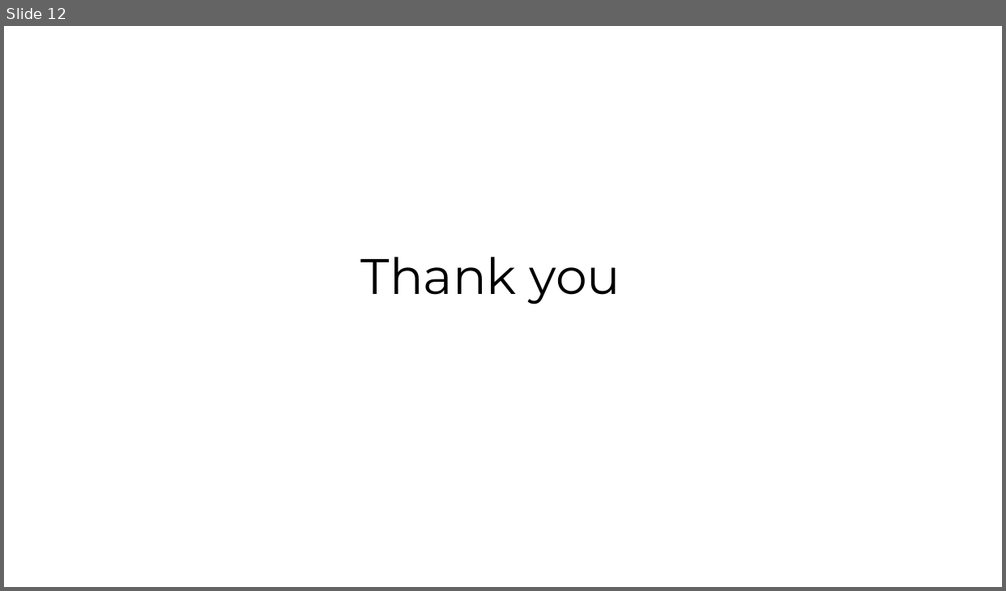
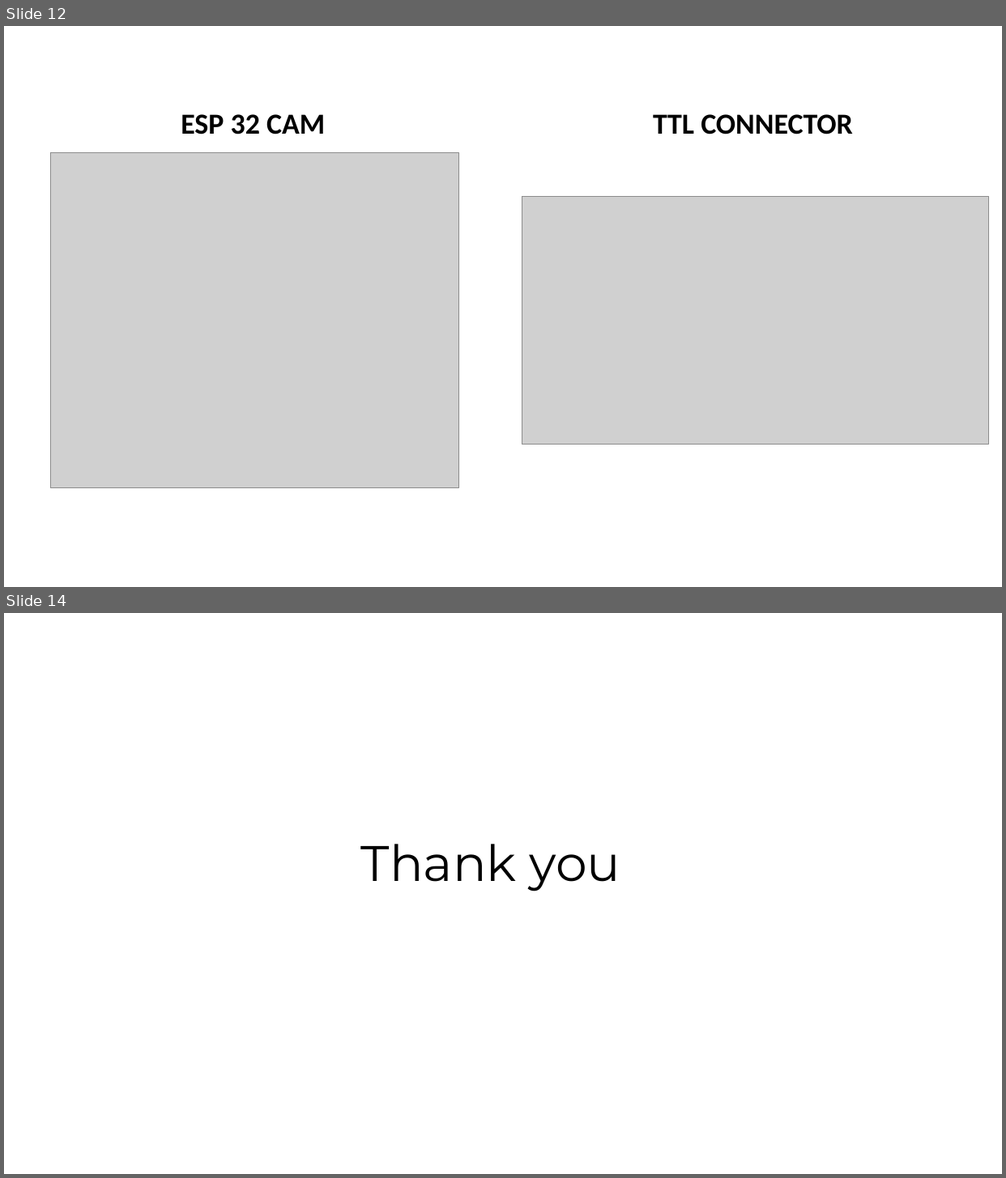
Before and after one commit to aniketmarwade/Home-Automation-2021-FInal-Year-Project, a slide deck: PPT/HOME AUTOMATION PPT.pptx. Shown one above the other, each under a label of ours: slide 12 before the commit, slides 12 and 14 after it; the slides between them are not shown. The pictures are 1006x591 and 1006x1178 pixels, drawn with LibreOffice and Linux fonts; fonts in the diff are those of the drawing; grey boxes stand for pictures. Boxes give left, top, right and bottom in pixels: in the first picture for what was removed or moved away, otherwise in the second. Text is boxed around its words. In the diff, an @@ line names an element or a change of style, - is before the commit and + after.

```diff
--- a/PPT/HOME AUTOMATION PPT.pptx
+++ b/PPT/HOME AUTOMATION PPT.pptx
@@ slide 12 added at (x1=4, y1=26, x2=1002, y2=587), background #FFFFFF @@
@@ text added at (x1=181, y1=114, x2=325, y2=135), 28 pt, text #000000, bold @@
+ESP 32 CAM
@@ text added at (x1=653, y1=114, x2=853, y2=135), 28 pt, text #000000, bold @@
+TTL CONNECTOR
@@ picture added at (x1=51, y1=153, x2=459, y2=489) @@
@@ picture added at (x1=522, y1=197, x2=988, y2=446) @@
@@ what was slide 12 is now slide 14 @@
```
Also in this commit, not shown: 2 slides changed, 1 other slide added, 5 other files.
